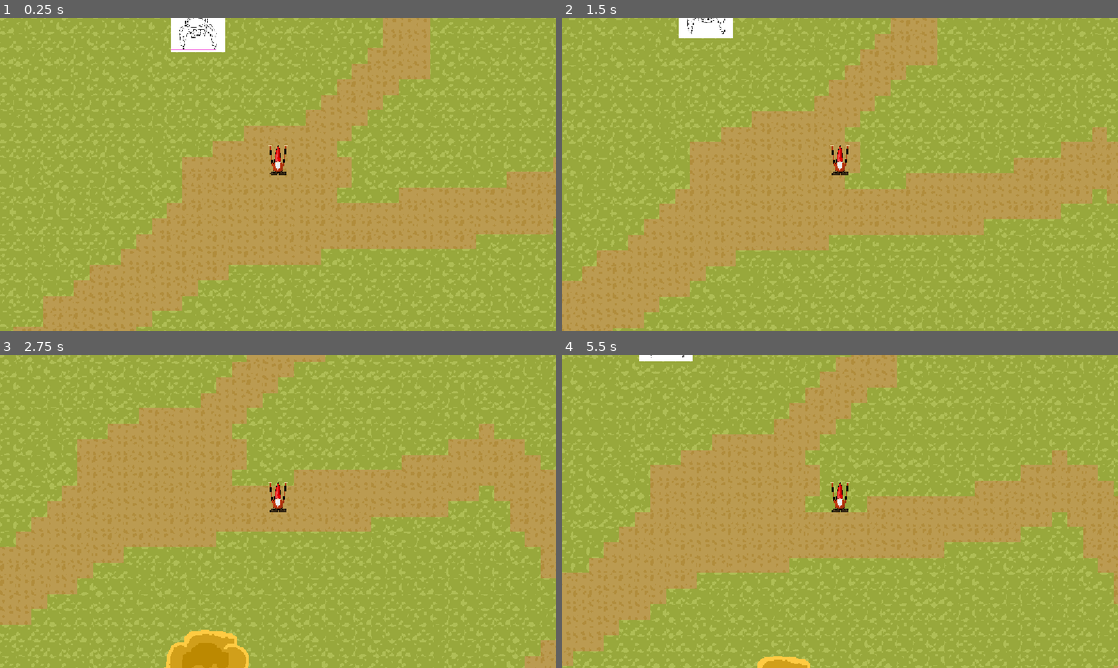
Above: before the commit, frames 1-4 (two rows, left to right).
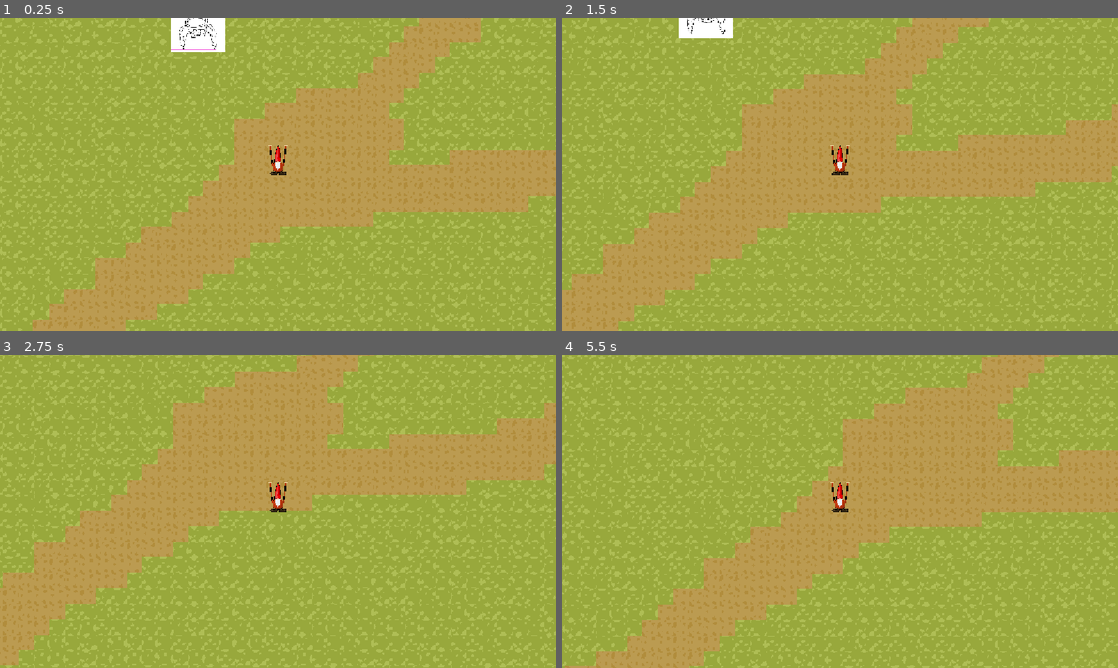
Above: after the commit, the same moments.

Repository: A-Random-Panda/Cataclysmic-Bonsai
Game: Godot game, scene res://scenes/main.tscn
Two runs of this game, one before a commit and one after it. Both use one fixed random seed, a clock stepped at 60 frames per second and the inputs below. Before the commit the project starts from res://main.tscn.
Inputs:
- Up to frame 1 (0.25 s): no input
- Up to frame 2 (1.5 s): tap Enter at 0.5 s; hold D (right) 0.53-1.28 s; hold Down (down) from 1.28 s (still down)
- Up to frame 3 (2.75 s): release Down (down) at 2.03 s; hold D (right) from 2.03 s (still down)
- Up to frame 4 (5.5 s): release D (right) at 2.78 s; hold W (up) 2.78-3.53 s; hold A (left) 3.53-5.03 s; hold Down (down) from 5.03 s (still down)

The runs differ from the first frame. In frame 1, 35% of the frame differs, in the area x 0-100%, y 0-100%; in frame 2, 35%; in frame 3, 43%; in frame 4, 55%.

Commit message:
i forgot to write the message so i forgot what i changed but i think i added task functionality and a test scene for completing a task

Diff:
--- a/bonsai_pot.gd
+++ /dev/null
@@ -1,12 +0,0 @@
-extends Node2D
-@export var h_meter = 200
-
-
-# Called when the node enters the scene tree for the first time.
-func _ready() -> void:
-	pass # Replace with function body.
-
-
-# Called every frame. 'delta' is the elapsed time since the previous frame.
-func _process(delta: float) -> void:
-	h_meter -= delta
--- a/bonsai_pot.tscn
+++ /dev/null
@@ -1,54 +0,0 @@
-[gd_scene format=3 uid="uid://cr3j76vh0urh"]
-
-[ext_resource type="Texture2D" uid="uid://casjueanetpjj" path="res://assets/image.png" id="1_6r4ft"]
-[ext_resource type="Script" uid="uid://cy6cax77qx13f" path="res://bonsai_pot.gd" id="1_tccnq"]
-[ext_resource type="Script" uid="uid://css21nc5shps2" path="res://happy_bar.gd" id="3_xx31s"]
-
-[sub_resource type="StyleBoxFlat" id="StyleBoxFlat_p35sp"]
-bg_color = Color(0.3553136, 0.35531354, 0.35531357, 1)
-
-[sub_resource type="StyleBoxFlat" id="StyleBoxFlat_dvoh4"]
-bg_color = Color(0.18941742, 0.720504, 0, 1)
-
-[node name="BonsaiPot" type="Node2D" unique_id=263233055]
-script = ExtResource("1_tccnq")
-
-[node name="StaticBody2D" type="StaticBody2D" parent="." unique_id=885110461]
-position = Vector2(-57.400005, -127.52501)
-
-[node name="Image" type="Sprite2D" parent="StaticBody2D" unique_id=297674934]
-position = Vector2(54.90001, 63.400017)
-scale = Vector2(0.25813955, 0.24426389)
-texture = ExtResource("1_6r4ft")
-
-[node name="CollisionPolygon2D" type="CollisionPolygon2D" parent="StaticBody2D" unique_id=548813471]
-position = Vector2(2.9000015, 2.4000015)
-polygon = PackedVector2Array(-4, -3, -4, 123, 107, 125, 109, 2)
-
-[node name="Control" type="Control" parent="." unique_id=1731453921]
-layout_mode = 3
-anchors_preset = 0
-offset_left = 5.0
-offset_top = -159.0
-offset_right = 45.0
-offset_bottom = -119.0
-metadata/_edit_use_anchors_ = true
-
-[node name="ProgressBar" type="ProgressBar" parent="Control" unique_id=1459653739]
-layout_mode = 1
-anchors_preset = -1
-anchor_left = -0.125
-anchor_top = 3.95
-anchor_right = -0.125
-anchor_bottom = 3.95
-offset_left = -58.0
-offset_top = -155.0
-offset_right = 54.0
-offset_bottom = -128.0
-theme_override_styles/background = SubResource("StyleBoxFlat_p35sp")
-theme_override_styles/fill = SubResource("StyleBoxFlat_dvoh4")
-max_value = 200.0
-value = 100.0
-show_percentage = false
-script = ExtResource("3_xx31s")
-metadata/_edit_use_anchors_ = true
--- a/project.godot
+++ b/project.godot
@@ -13,7 +13,7 @@
 config/name="Cataclysmic Bonsai"
 run/main_scene="uid://ctgu55yk61xlr"
 config/features=PackedStringArray("4.7", "Forward Plus")
-config/icon="res://icon.svg"
+config/icon="res://assets/icon.svg"
 
 [display]
 
--- a/Bonsai_Pot.tscn
+++ b/scenes/Bonsai_Pot.tscn
@@ -1,8 +1,8 @@
-[gd_scene format=3 uid="uid://cr3j76vh0urh"]
+[gd_scene format=3 uid="uid://b6dqpa8i7xuys"]
 
 [ext_resource type="Texture2D" uid="uid://casjueanetpjj" path="res://assets/image.png" id="1_6r4ft"]
-[ext_resource type="Script" uid="uid://cy6cax77qx13f" path="res://bonsai_pot.gd" id="1_tccnq"]
-[ext_resource type="Script" uid="uid://css21nc5shps2" path="res://happy_bar.gd" id="3_xx31s"]
+[ext_resource type="Script" uid="uid://cy6cax77qx13f" path="res://scripts/bonsai_pot.gd" id="1_tccnq"]
+[ext_resource type="Script" uid="uid://css21nc5shps2" path="res://scripts/happy_bar.gd" id="3_xx31s"]
 
 [sub_resource type="StyleBoxFlat" id="StyleBoxFlat_p35sp"]
 bg_color = Color(0.3553136, 0.35531354, 0.35531357, 1)
@@ -12,6 +12,7 @@
 
 [node name="BonsaiPot" type="Node2D" unique_id=263233055]
 script = ExtResource("1_tccnq")
+h_meter = null
 
 [node name="StaticBody2D" type="StaticBody2D" parent="." unique_id=885110461]
 position = Vector2(-57.400005, -127.52501)
@@ -52,3 +53,12 @@
 show_percentage = false
 script = ExtResource("3_xx31s")
 metadata/_edit_use_anchors_ = true
+
+[node name="Label" type="Label" parent="." unique_id=864602451]
+offset_left = -247.0
+offset_top = -180.0
+offset_right = 248.0
+offset_bottom = -157.0
+horizontal_alignment = 1
+
+[connection signal="task_finished" from="." to="." method="_on_task_finished"]
--- a/main.tscn
+++ b/scenes/main.tscn
@@ -1,16 +1,14 @@
 [gd_scene format=4 uid="uid://ctgu55yk61xlr"]
 
-[ext_resource type="Texture2D" uid="uid://v1st0mm0ygta" path="res://assets/tile_map.png" id="1_ig7tw"]
-[ext_resource type="Texture2D" uid="uid://bv0kcshi0l241" path="res://assets/tile_map3.png" id="1_lquwl"]
-[ext_resource type="Texture2D" uid="uid://dtgiad2a34yue" path="res://assets/tile_map2.png" id="2_0xm2m"]
-[ext_resource type="Texture2D" uid="uid://b1nnfr57ut5jb" path="res://assets/tree.png" id="3_272bh"]
-[ext_resource type="PackedScene" uid="uid://b6kmtyy8jsxb2" path="res://player.tscn" id="3_h2yge"]
-[ext_resource type="Texture2D" uid="uid://dw4pvpfvhu5qa" path="res://assets/gnome-pixilart.png" id="5_7mycd"]
-[ext_resource type="PackedScene" uid="uid://cr3j76vh0urh" path="res://bonsai_pot.tscn" id="6_7mycd"]
-[ext_resource type="PackedScene" uid="uid://bbj8o5jqq0e2o" path="res://tree.tscn" id="8_5vw27"]
+[ext_resource type="Texture2D" uid="uid://bv0kcshi0l241" path="res://assets/tile_map3.png" id="1_tefeu"]
+[ext_resource type="Texture2D" uid="uid://v1st0mm0ygta" path="res://assets/tile_map.png" id="2_o6xl0"]
+[ext_resource type="Texture2D" uid="uid://dtgiad2a34yue" path="res://assets/tile_map2.png" id="3_tipki"]
+[ext_resource type="Texture2D" uid="uid://dw4pvpfvhu5qa" path="res://assets/gnome-pixilart.png" id="4_85g3d"]
+[ext_resource type="PackedScene" uid="uid://b6kmtyy8jsxb2" path="res://scenes/player.tscn" id="5_choun"]
+[ext_resource type="PackedScene" uid="uid://b6dqpa8i7xuys" path="res://scenes/Bonsai_Pot.tscn" id="6_ya4ey"]
 
 [sub_resource type="TileSetAtlasSource" id="TileSetAtlasSource_lquwl"]
-texture = ExtResource("1_lquwl")
+texture = ExtResource("1_tefeu")
 0:0/size_in_atlas = Vector2i(2, 2)
 0:0/0 = 0
 0:0/0/physics_layer_0/polygon_0/points = PackedVector2Array(-15.980487, -16.045183, 16.045183, -15.980485, 16.012835, 16.012836, -15.948137, 16.012836)
@@ -55,14 +53,8 @@
 2:2/0 = 0
 2:2/0/physics_layer_0/polygon_0/points = PackedVector2Array(-15.980487, -16.045183, 16.045183, -15.980485, 16.012835, 16.012836, -15.948137, 16.012836)
 
-[sub_resource type="TileSetAtlasSource" id="TileSetAtlasSource_5vw27"]
-texture = ExtResource("3_272bh")
-texture_region_size = Vector2i(32, 32)
-0:0/size_in_atlas = Vector2i(3, 3)
-0:0/0 = 0
-
 [sub_resource type="TileSetAtlasSource" id="TileSetAtlasSource_272bh"]
-texture = ExtResource("2_0xm2m")
+texture = ExtResource("3_tipki")
 texture_region_size = Vector2i(32, 32)
 0:0/0 = 0
 0:0/0/custom_data_0 = "grass"
@@ -79,74 +71,23 @@
 sources/1 = SubResource("TileSetAtlasSource_7mycd")
 sources/3 = SubResource("TileSetAtlasSource_272bh")
 sources/0 = SubResource("TileSetAtlasSource_lquwl")
-sources/2 = SubResource("TileSetAtlasSource_5vw27")
 
 [node name="Main" type="Node2D" unique_id=692212127]
 
 [node name="TileMapLayer" type="TileMapLayer" parent="." unique_id=570668183]
-position = Vector2(-31, -6)
+position = Vector2(76, -84)
 tile_map_data = PackedByteArray("AAAbAOn/AQACAAEAAAAbAOr/AQAAAAIAAAAbAOv/AQACAAEAAAAbAOz/AQAAAAEAAAAbAO3/AQAAAAEAAAAbAO …(241456 unchanged characters)…
 tile_set = SubResource("TileSet_jscdf")
 
 [node name="GnomePixilart" type="Sprite2D" parent="." unique_id=223000989]
 position = Vector2(-763, 227)
-texture = ExtResource("5_7mycd")
+texture = ExtResource("4_85g3d")
 
-[node name="Player" parent="." unique_id=1817752149 instance=ExtResource("3_h2yge")]
+[node name="Player" parent="." unique_id=1817752149 instance=ExtResource("5_choun")]
 z_index = 2
 position = Vector2(7, -1)
 
 [node name="Camera2D" type="Camera2D" parent="Player" unique_id=1877239836]
 
-[node name="BonsaiPot" parent="." unique_id=263233055 instance=ExtResource("6_7mycd")]
+[node name="BonsaiPot" parent="." unique_id=263233055 instance=ExtResource("6_ya4ey")]
 position = Vector2(-156, -254)
-
-[node name="Node" type="Node" parent="." unique_id=716031424]
-
-[node name="Tree16" parent="Node" unique_id=1396286770 instance=ExtResource("8_5vw27")]
-position = Vector2(1176, 1236)
-
-[node name="Tree15" parent="Node" unique_id=1898372966 instance=ExtResource("8_5vw27")]
-position = Vector2(1416, 61)
-
-[node name="Tree" parent="Node" unique_id=2091113184 instance=ExtResource("8_5vw27")]
-position = Vector2(-954, -103)
-
-[node name="Tree2" parent="Node" unique_id=642273684 instance=ExtResource("8_5vw27")]
-position = Vector2(-1310, -516)
-
-[node name="Tree3" parent="Node" unique_id=1511376311 instance=ExtResource("8_5vw27")]
-position = Vector2(-1368, 511)
-
-[node name="Tree4" parent="Node" unique_id=1327824788 instance=ExtResource("8_5vw27")]
-position = Vector2(-407, 922)
-
-[node name="Tree5" parent="Node" unique_id=1068467602 instance=ExtResource("8_5vw27")]
-position = Vector2(68, 453)
-
-[node name="Tree6" parent="Node" unique_id=1708754409 instance=ExtResource("8_5vw27")]
-position = Vector2(419, 1087)
-
-[node name="Tree7" parent="Node" unique_id=306870168 instance=ExtResource("8_5vw27")]
-position = Vector2(1149, 483)
-
-[node name="Tree8" parent="Node" unique_id=1220322825 instance=ExtResource("8_5vw27")]
-position = Vector2(920, -279)
-
-[node name="Tree9" parent="Node" unique_id=166568190 instance=ExtResource("8_5vw27")]
-position = Vector2(-585, -754)
-
-[node name="Tree10" parent="Node" unique_id=2112739390 instance=ExtResource("8_5vw27")]
-position = Vector2(40, -685)
-
-[node name="Tree11" parent="Node" unique_id=2138101243 instance=ExtResource("8_5vw27")]
-position = Vector2(344, -1278)
-
-[node name="Tree12" parent="Node" unique_id=610951029 instance=ExtResource("8_5vw27")]
-position = Vector2(1474, -598)
-
-[node name="Tree13" parent="Node" unique_id=1874986911 instance=ExtResource("8_5vw27")]
-position = Vector2(1708, -1351)
-
-[node name="Tree14" parent="Node" unique_id=1543792829 instance=ExtResource("8_5vw27")]
-position = Vector2(-1072, -1135)
--- a/player.tscn
+++ b/scenes/player.tscn
@@ -1,6 +1,6 @@
 [gd_scene format=3 uid="uid://b6kmtyy8jsxb2"]
 
-[ext_resource type="Script" uid="uid://d06s7wjf3e8g" path="res://player.gd" id="1_4flbx"]
+[ext_resource type="Script" uid="uid://d06s7wjf3e8g" path="res://scripts/player.gd" id="1_4flbx"]
 [ext_resource type="Texture2D" uid="uid://dw4pvpfvhu5qa" path="res://assets/gnome-pixilart.png" id="2_onrkg"]
 
 [sub_resource type="SpriteFrames" id="SpriteFrames_vemod"]
--- /dev/null
+++ b/scenes/water_task_test.tscn
@@ -0,0 +1,3 @@
+[gd_scene format=3 uid="uid://d3trq7iany6vo"]
+
+[node name="WaterTaskTest" type="Node2D" unique_id=1467439871]
--- /dev/null
+++ b/scripts/bonsai_pot.gd
@@ -0,0 +1,20 @@
+extends Node2D
+@export var h_meter:float = 200
+@export var water_game:PackedScene
+@export var music_game:PackedScene
+@export var forest_game:PackedScene
+signal task_finished(finished:bool)
+
+@onready var tasks = task.new()
+
+# Called every frame. 'delta' is the elapsed time since the previous frame.
+func _process(delta: float) -> void:
+	h_meter -= delta
+	tasks.assign(get_node("Label"))
+func _on_task_finished(finished:bool) -> void:
+	if h_meter + 50 < 200:
+		h_meter += 50
+	else:
+		scale.x +=  h_meter+50-200
+		scale.y +=  h_meter+50-200
+		h_meter = 200
--- /dev/null
+++ b/scripts/task.gd
@@ -0,0 +1,20 @@
+extends Node
+class_name task
+
+const types:Array = ["Water","Music","Forest"]
+const requests:Dictionary = {
+	"Water":"My roots are thirsty",
+	"Music":"Sing to me",
+	"Forest":"I would like to walk"
+	}
+var request:String
+var curr_task:String = "None"
+var last_task:String = "None"
+
+func assign(label):
+	while curr_task == last_task:
+		curr_task = types[randi_range(0,2)]
+	label.text = requests[curr_task]
+func finish(label):
+	last_task = curr_task
+	assign(label)
Renamed: icon.svg -> assets/icon.svg
Not shown, changed: assets/icon.svg.import
Renamed: bonsaipot.tscn -> scenes/bonsaipot.tscn
Not shown: 1 places in scenes/main.tscn that only renumber resources
Renamed: tile_map.tscn -> scenes/tile_map.tscn
Renamed: tree.tscn -> scenes/tree.tscn
Renamed: bonsai_pot.gd.uid -> scripts/bonsai_pot.gd.uid
Renamed: happy_bar.gd -> scripts/happy_bar.gd
Renamed: happy_bar.gd.uid -> scripts/happy_bar.gd.uid
Renamed: player.gd -> scripts/player.gd
Renamed: player.gd.uid -> scripts/player.gd.uid
Not shown, added: scripts/task.gd.uid
